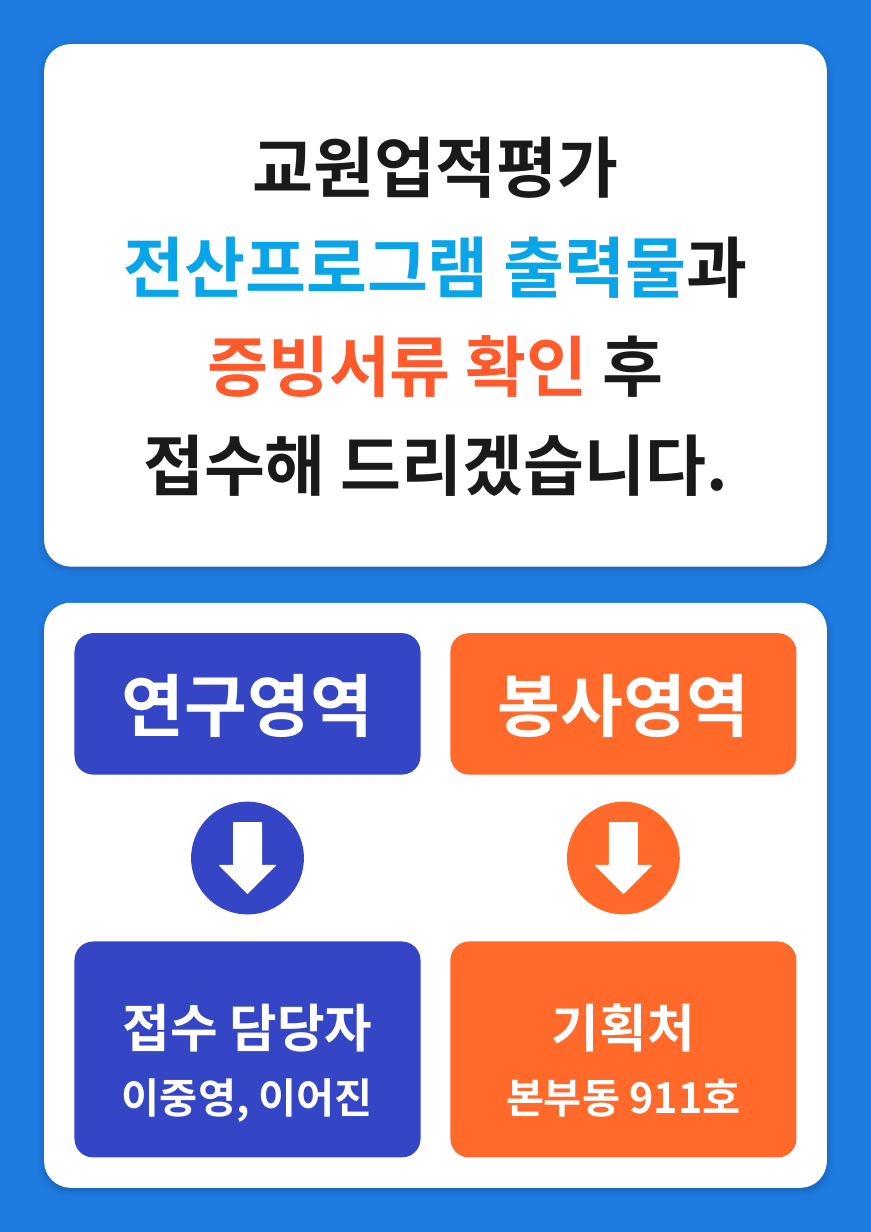
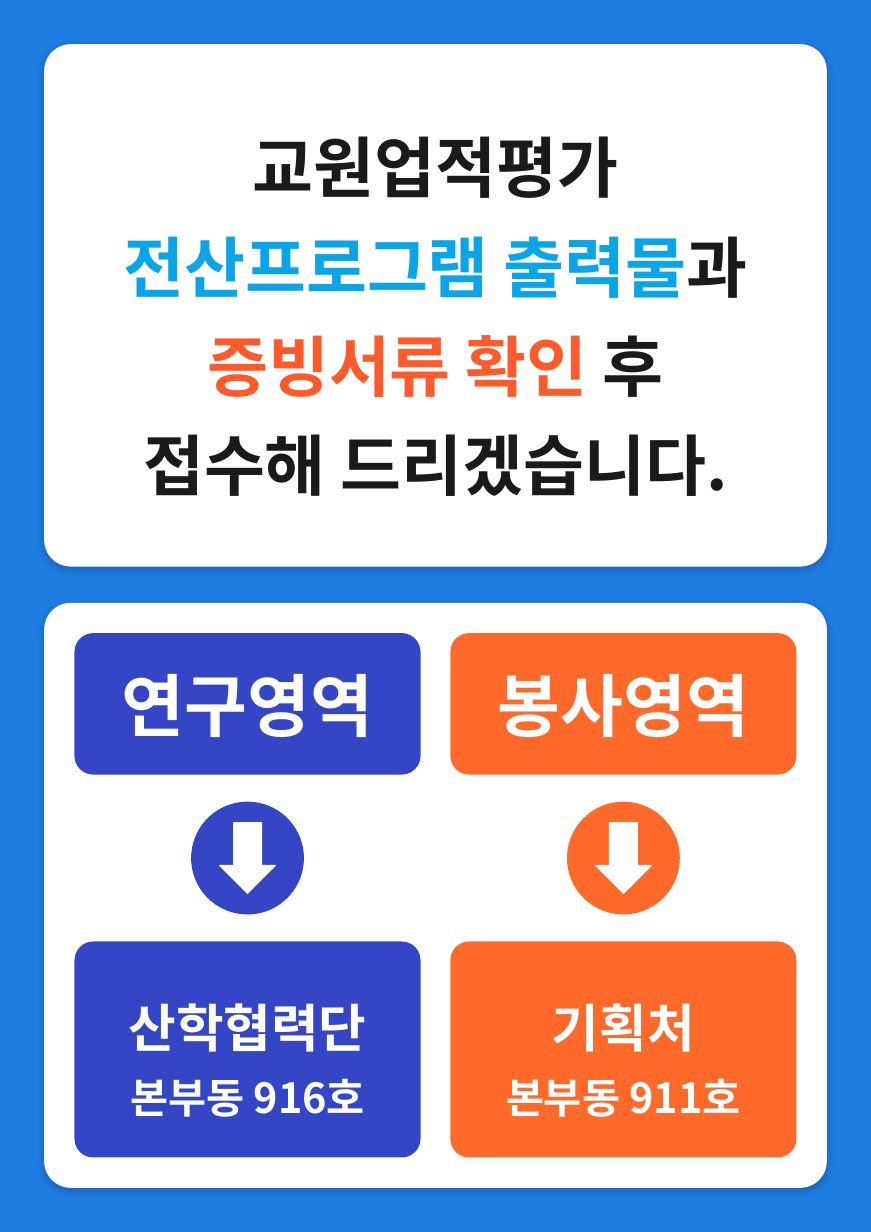
Before and after one commit to bmk0007-ui/bmk, a slide deck: slide 1 of poster/교원업적평가_접수안내_A3.pptx. Drawn at 871x1232 pixels with LibreOffice and Linux fonts; fonts in the diff are those of the drawing. Boxes give left, top, right and bottom in pixels: in the first picture for what was removed or moved away, otherwise in the second. Text is boxed around its words. In the diff, an @@ line names an element or a change of style, - is before the commit and + after.

```diff
--- a/poster/교원업적평가_접수안내_A3.pptx
+++ b/poster/교원업적평가_접수안내_A3.pptx
@@ text in rounded rectangle at [128,1003,366,1117]: text changed @@
-접수 담당자
-이중영, 이어진
+산학협력단
+본부동 916호
```
Also in this commit, not shown: 11 other files.
